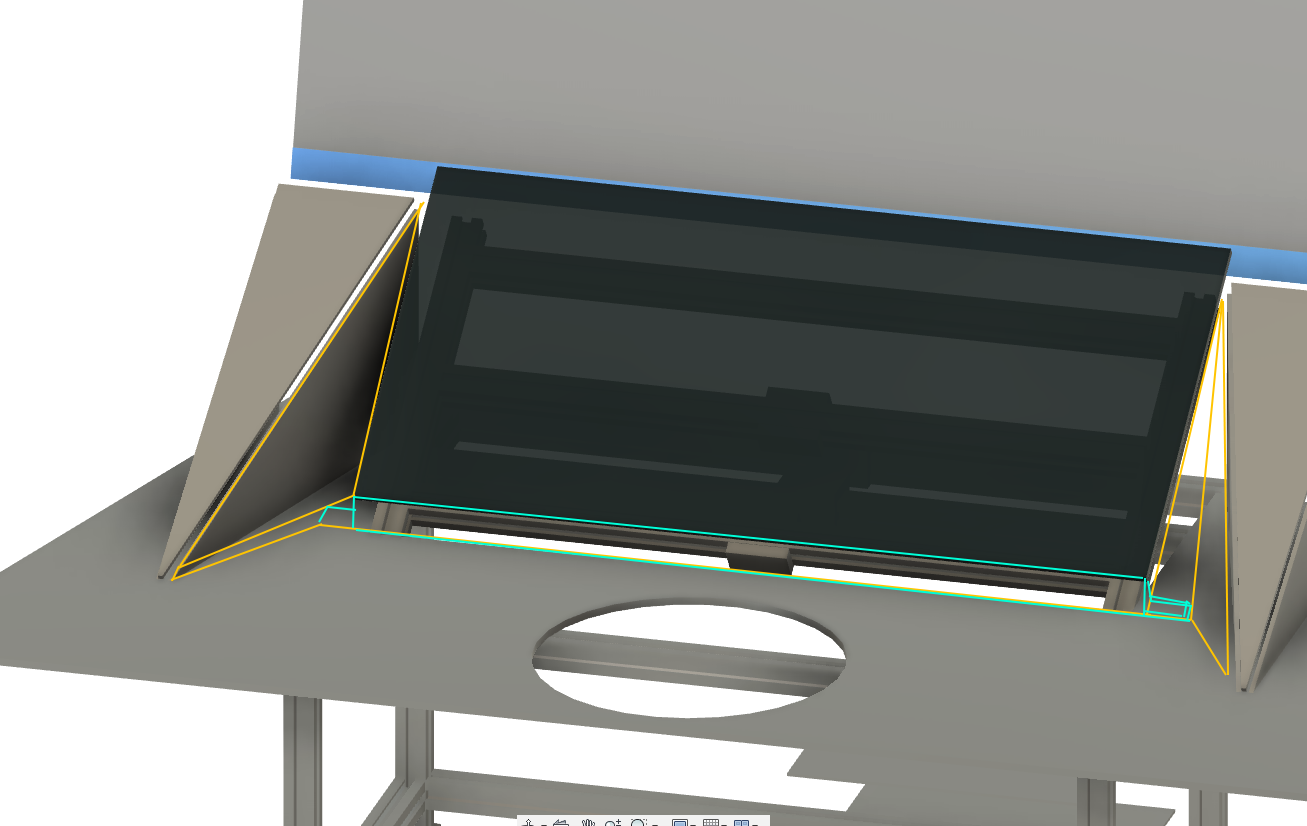
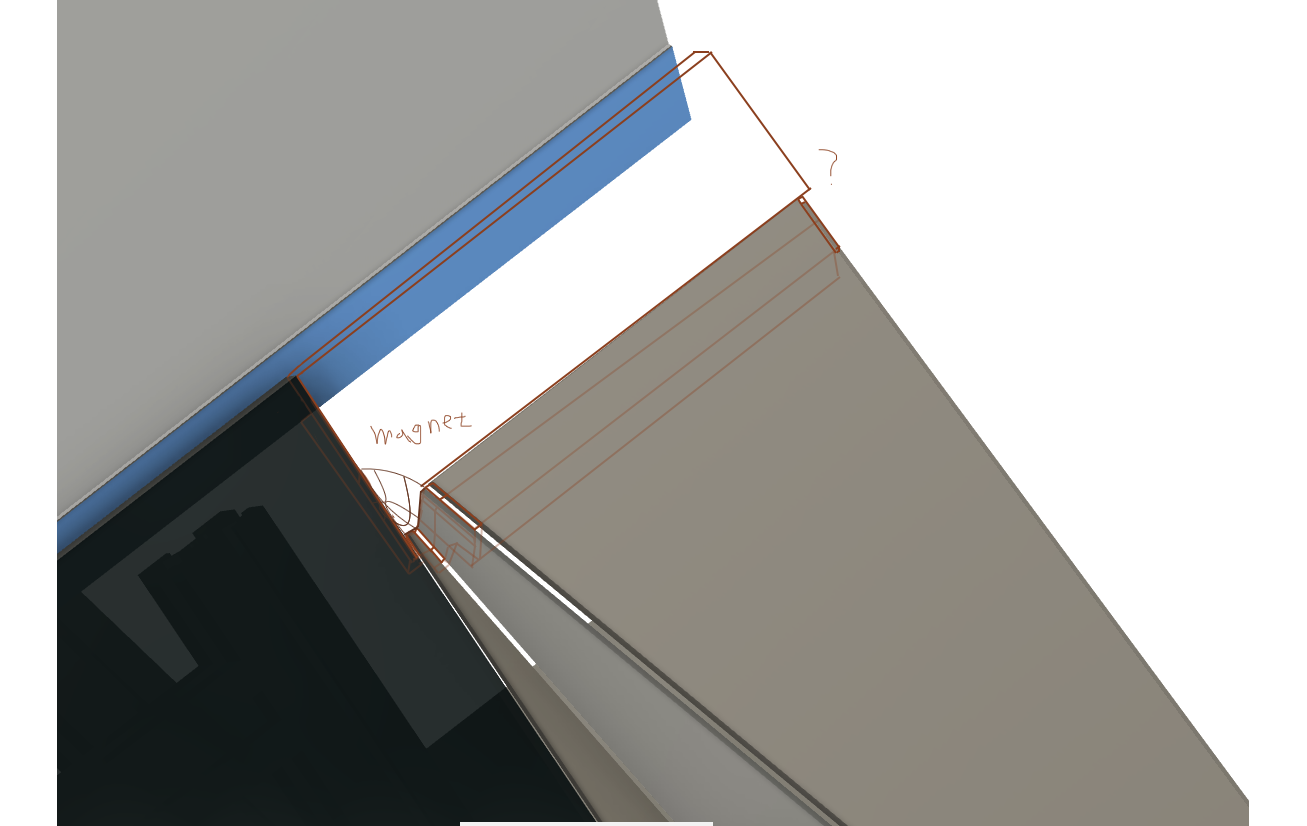
Comparing the layer stacks of the two 1307px x 826px images. Changes:
added group "Top-support" with 5 layers above "over_all" over (x1=57, y1=0, x2=1249, y2=826)
added layer "back_support_thickness" (34%) in group "Top-support" over (x1=412, y1=251, x2=841, y2=574)
added layer "back_support" (30%) in group "Top-support" over (x1=276, y1=219, x2=838, y2=575)
added layer "curvature" in group "Top-support" over (x1=360, y1=468, x2=426, y2=536)
added layer "Layer 4" in group "Top-support" over (x1=284, y1=51, x2=841, y2=564)
added layer "base2" in group "Top-support" over (x1=57, y1=0, x2=1249, y2=826)
moved "Layer 3" into group "over_all" over (x1=318, y1=496, x2=1193, y2=622)
moved "Layer 2" into group "over_all" over (x1=170, y1=201, x2=1229, y2=676)
renamed "Layer 1" to "base", moved it into group "over_all" over (x1=0, y1=0, x2=1307, y2=826)
